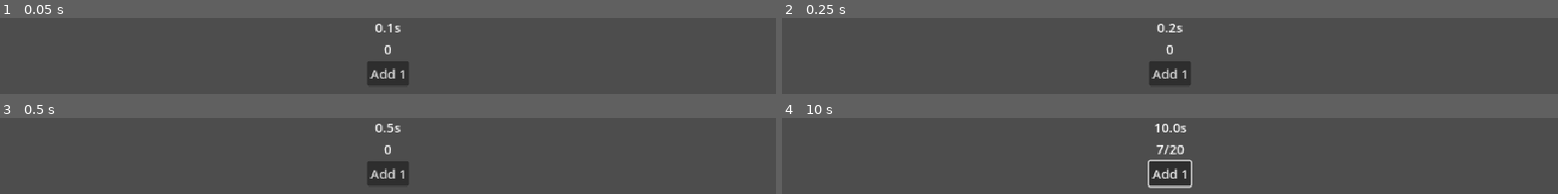
Above: before the commit, frames 1-4 (two rows, left to right).
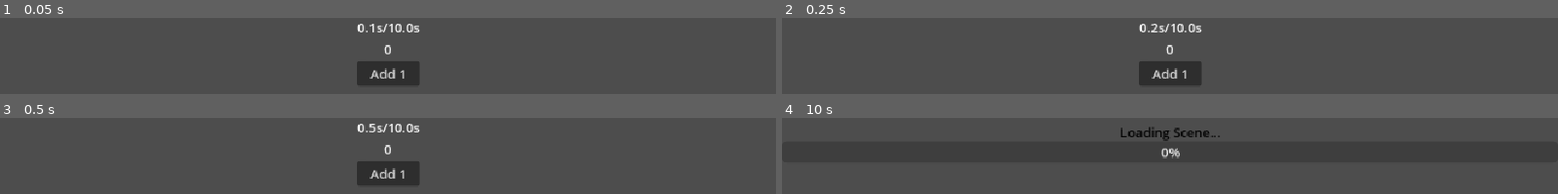
Above: after the commit, the same moments.

Repository: arko-poet/godot-template
Game: Godot game, scene res://scenes/example_game/level_2.tscn
The game is run twice, just before and just after one commit, with the same random seed, the same clock (stepped at 60 frames per second) and the same inputs. This scene is started directly instead of the project's main scene. Sound files missing from this copy of the repository are replaced by a short silence.
Inputs (mouse positions are in pixels of both pictures, inside the frame that each line leads up to):
- Up to frame 1 (0.05 s): no input
- Up to frame 2 (0.25 s): no input
- Up to frame 3 (0.5 s): no input
- Up to frame 4 (10 s): click "Add 1" at 0.5 s; tap Enter at 1.25, 2.75, 4.25 s; move the mouse to (outside the picture) at 1.27 s; hold Up (ui_up) 1.28-2 s; tap I at 1.35, 4.35, 7.35 s; click (outside the picture) at 1.42 s; tap Space at 2, 3.5, 5 s; drag from (outside the picture) to (outside the picture) at 2.02 s; move the mouse to (outside the picture) at 2.77 s; hold Left (ui_left) 2.78-3.5 s; tap Ctrl at 2.85, 5.85, 8.85 s; drag from (1208, 151) to (outside the picture) at 3.52 s; move the mouse to (outside the picture) at 4.27 s; hold Down (ui_down) 4.28-5 s; drag from (1340, 130) to (outside the picture) at 5.02 s; move the mouse to (1014, 173) at 5.77 s; hold Up (ui_up) 5.78-6.5 s; click (1014, 173) at 5.92 s; drag from (outside the picture) to (1014, 173) at 6.52 s; move the mouse to (outside the picture) at 7.27 s; hold Right (ui_right) 7.28-8 s; drag from (outside the picture) to (outside the picture) at 8.02 s; move the mouse to (outside the picture) at 8.77 s; hold Down (ui_down) 8.78-9.5 s; drag from (1208, 151) to (outside the picture) at 9.52 s

The runs differ from the first frame. In frame 1, 1.3% of the frame differs, in the area x 46-55%, y 7-89%; in frame 2, 1.3%; in frame 3, 1.3%; in frame 4, 3.3%, in the area x 43-57%, y 7-93%.
Error in both runs: Invalid type in function 'find_keycode_from_string' in base 'OS'. Cannot convert argument 1 from int to String. (res://scripts/autoloads/settings.gd:65)

Commit message:
handle game losing

Diff:
--- a/project/scripts/example_game/base_level.gd
+++ b/project/scripts/example_game/base_level.gd
@@ -1,4 +1,6 @@
 extends Node
+
+const TIME_LIMIT := 10.0
 
 @export var background_music: AudioStream
 @export var score_sound: AudioStream
@@ -7,7 +9,10 @@
 var elapsed_time := 0.0:
 	set(value):
 		elapsed_time = value
-		elapsed_time_label.text = "%.1fs" % elapsed_time
+		elapsed_time_label.text = "%.1fs/%ss" % [elapsed_time, TIME_LIMIT]
+		if elapsed_time >= TIME_LIMIT:
+			set_process(false)
+			GameController.lose_game()
 
 var count := 0:
 	set(value):
Not shown, changed: docs/dev_notes/dev-notes/09-09-2026.md
